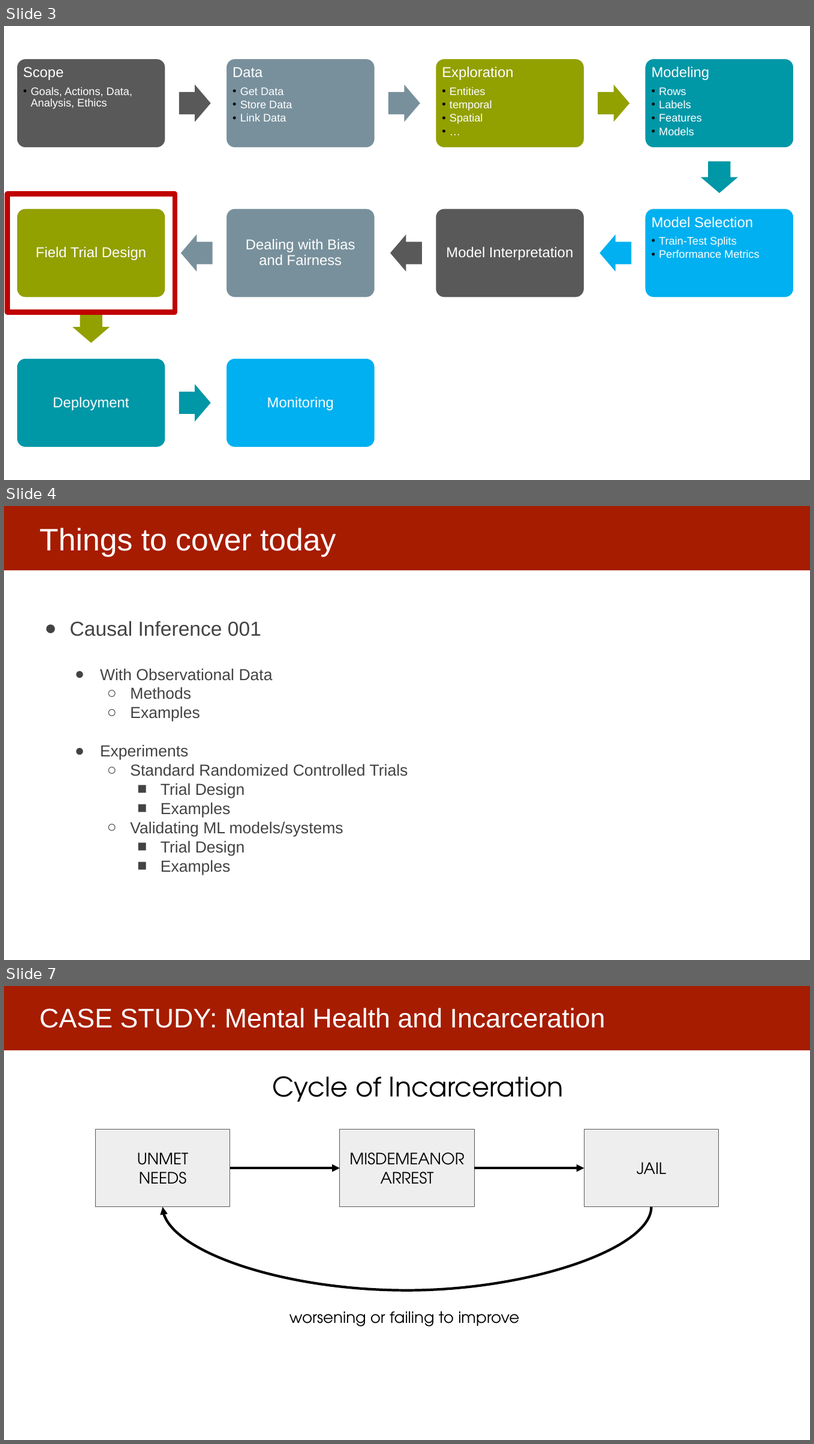
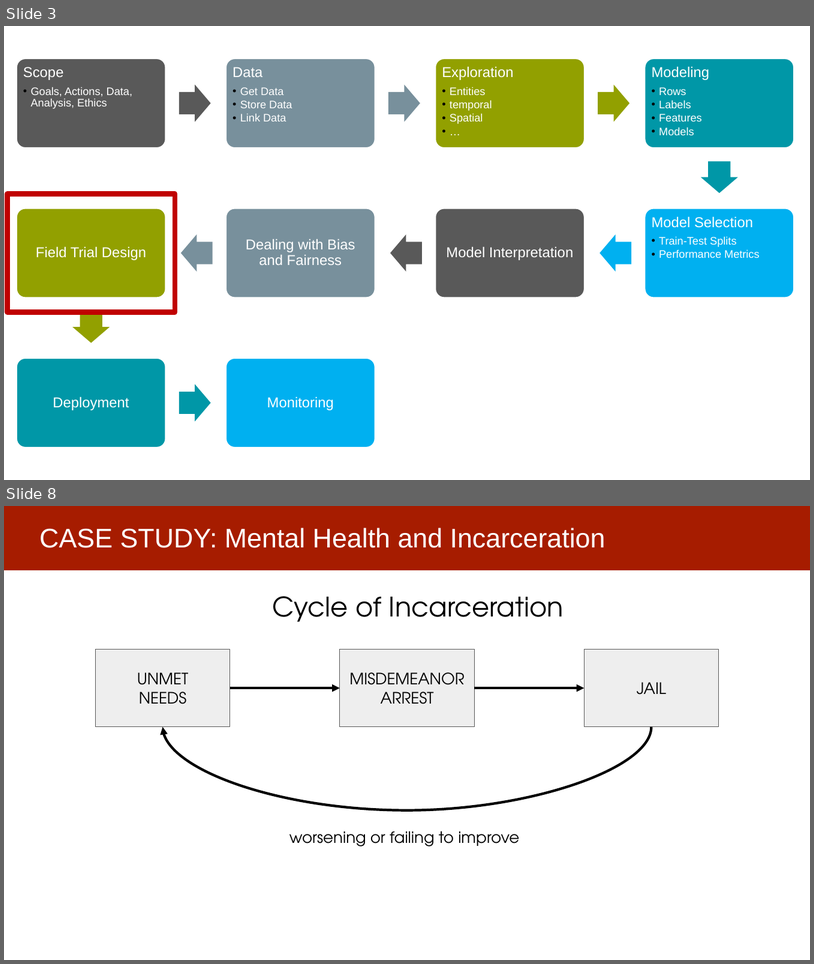
Before and after one commit to dssg/MLinPractice, a slide deck: Lectures/Lecture20-FieldValidation.pptx. Shown one above the other, each under a label of ours: slides 3, 4 and 7 before the commit, slides 3 and 8 after it; the slides between them are not shown. The pictures are 814x1444 and 814x964 pixels, drawn with LibreOffice and Linux fonts; fonts in the diff are those of the drawing. Boxes give left, top, right and bottom in pixels: in the first picture for what was removed or moved away, otherwise in the second. Text is boxed around its words. In the diff, an @@ line names an element or a change of style, - is before the commit and + after.

```diff
--- a/Lectures/Lecture20-FieldValidation.pptx
+++ b/Lectures/Lecture20-FieldValidation.pptx
@@ slide 4 removed at (4, 506, 810, 960), background #FFFFFF; not listed: 1 template element that a slide beside it also shows @@
@@ title removed at (39, 528, 336, 557) @@
-Things to cover today
@@ text removed at (70, 621, 408, 874) @@
-● Causal Inference 001
-  ● With Observational Data
-    ○ Methods
-    ○ Examples
-  ● Experiments
-    ○ Standard Randomized Controlled Trials
-      ■ Trial Design
-      ■ Examples
-    ○ Validating ML models/systems
-      ■ Trial Design
-      ■ Examples
@@ what was slide 7 is now slide 8 @@
```
Also in this commit, not shown: 6 slides changed, 6 slides added, 1 other slide removed, 2 other files.
